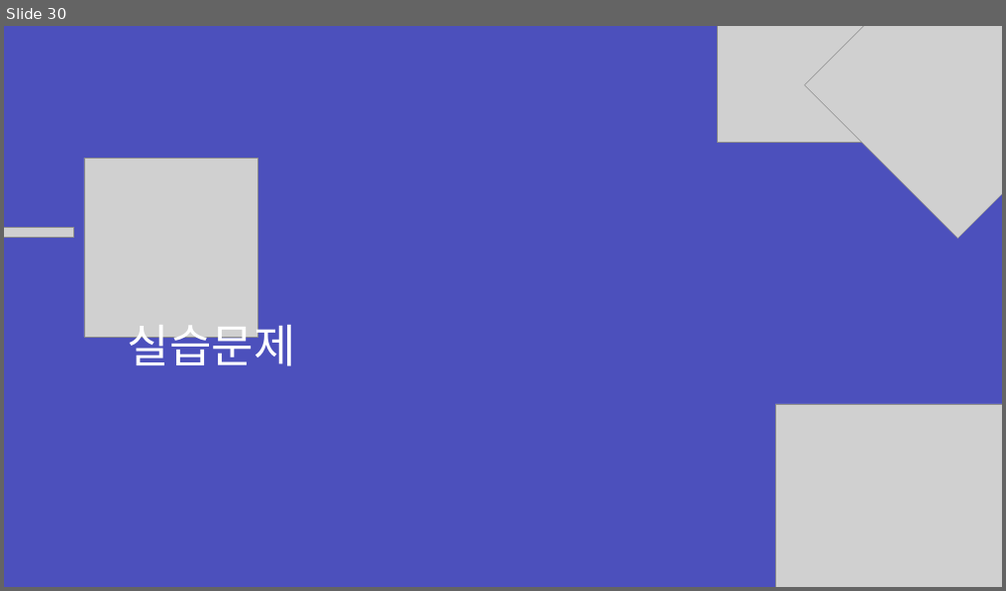
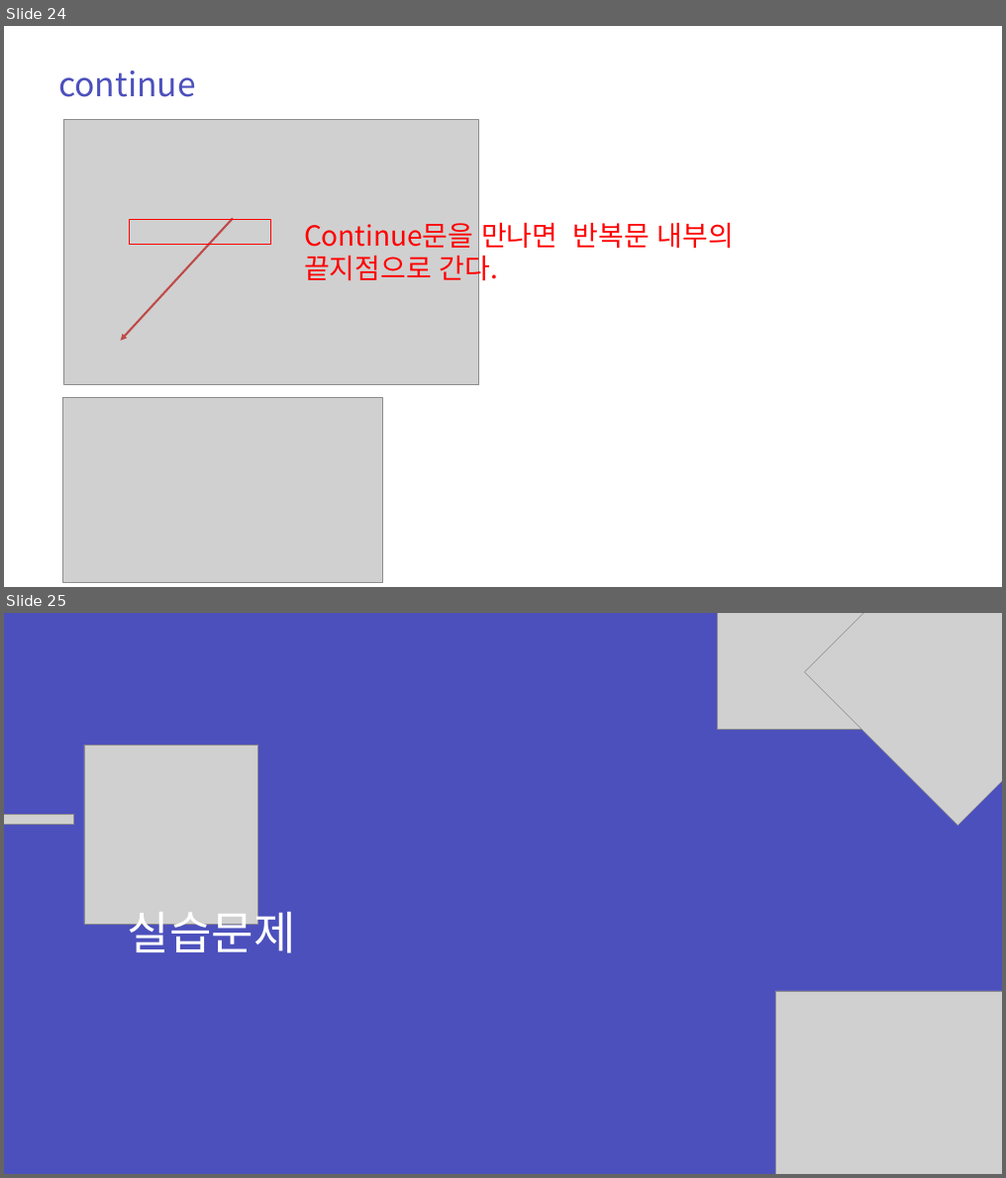
Before and after one commit to zest132/JavaLecture, a slide deck: JavaLecture/LectureFile/java 4강.pptx. Shown one above the other, each under a label of ours: slide 30 before the commit, slides 24 and 25 after it. The pictures are 1006x591 and 1006x1178 pixels, drawn with LibreOffice and Linux fonts; fonts in the diff are those of the drawing; grey boxes stand for pictures. Boxes give left, top, right and bottom in pixels: in the first picture for what was removed or moved away, otherwise in the second. Text is boxed around its words. In the diff, an @@ line names an element or a change of style, - is before the commit and + after.

```diff
--- a/JavaLecture/LectureFile/java 4강.pptx
+++ b/JavaLecture/LectureFile/java 4강.pptx
@@ slide 24 added at (x1=4, y1=26, x2=1002, y2=587), background #FFFFFF @@
@@ text added at (x1=58, y1=71, x2=196, y2=97), 48 pt, text #4C50BC @@
+continue
@@ picture added at (x1=63, y1=120, x2=478, y2=384) @@
@@ arrow added from (233, 219) to (120, 341), #BF4C48 3 pt @@
@@ rectangle added at (x1=130, y1=220, x2=270, y2=245), outline #FF0000 2 pt @@
@@ text added at (x1=304, y1=223, x2=734, y2=286), 40 pt, text #FF0000 @@
+Continue문을 만나면 반복문 내부의 끝지점으로 간다.
@@ picture added at (x1=62, y1=397, x2=383, y2=582) @@
@@ what was slide 30 is now slide 25 @@
```
Also in this commit, not shown: 3 slides changed, 14 other slides added, 20 slides removed, 4 other files.
